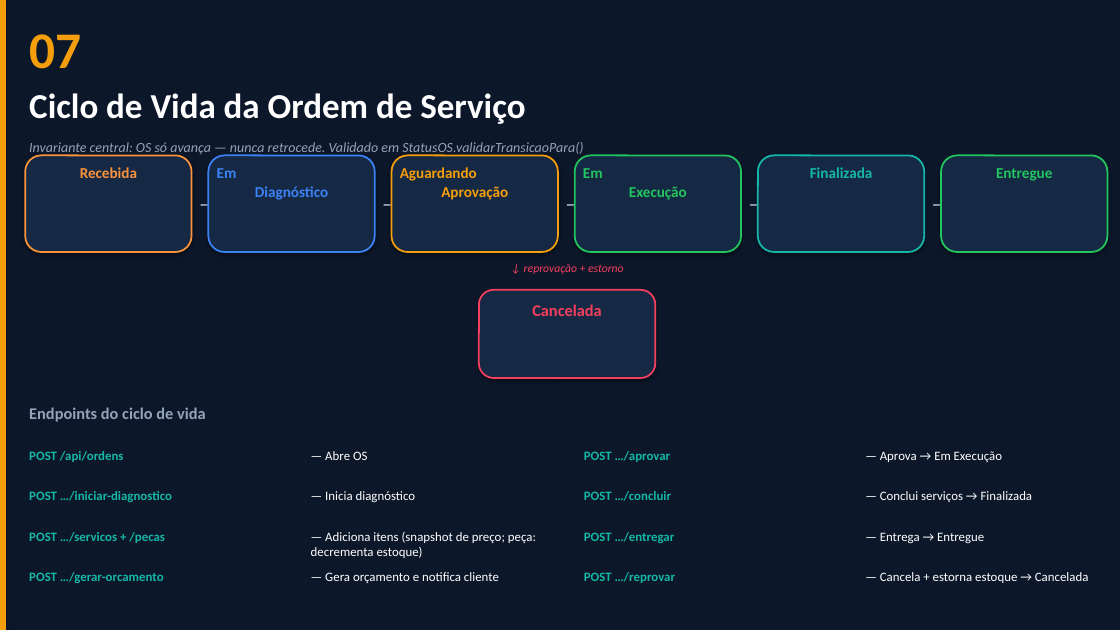
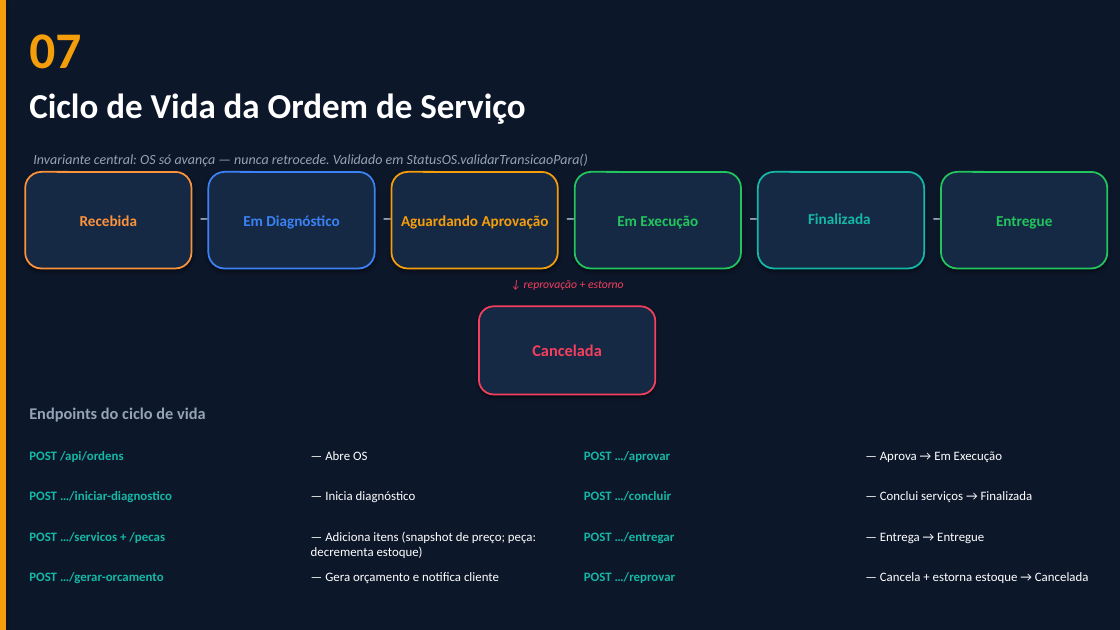
Before and after one commit to Guilherme-Fumagali/tech-challenge-1, a slide deck: slide 8 of docs/apresentacao.pptx. Drawn at 1120x630 pixels with LibreOffice and Linux fonts; fonts in the diff are those of the drawing. Boxes give left, top, right and bottom in pixels: in the first picture for what was removed or moved away, otherwise in the second. Text is boxed around its words. In the diff, an @@ line names an element or a change of style, - is before the commit and + after.

```diff
--- a/docs/apresentacao.pptx
+++ b/docs/apresentacao.pptx
@@ text "Invariante central: OS só avança ...": place and size @@
-text "Invariante central: OS só avança ..." at [29,142,583,156]
+text "Invariante central: OS só avança ..." at [33,154,588,166]
@@ text "Recebida": place and size @@
-text "Recebida" at [80,167,137,178]
+text "Recebida" at [80,215,137,226]
@@ text "Em Diagnóstico" rewrapped from [217,168,328,200] to [243,215,339,229] @@
@@ text "Aguardando Aprovação": place and size @@
-text "Aguardando Aprovação" at [400,167,508,200]
+text "Aguardando Aprovação" at [401,215,549,229]
@@ text "Em Execução" rewrapped from [583,168,687,200] to [617,215,698,229] @@
@@ vertical alignment top to middle in 4 elements at [401,215,549,229], [532,344,602,356], [80,215,137,226], [808,213,871,224] @@
@@ text "Finalizada": place and size @@
-text "Finalizada" at [810,167,873,178]
+text "Finalizada" at [808,213,871,224]
@@ text "Entregue": place and size @@
-text "Entregue" at [996,168,1052,181]
+text "Entregue" at [996,216,1052,229]
@@ 7 rounded rectangles, 6 texts: place and size @@
-7 rounded rectangles, 6 texts at [25,155,1107,378]
+7 rounded rectangles, 6 texts at [25,172,1107,395]
@@ proportions changed in 7 elements at [25,172,192,269], [208,172,375,269], [392,172,558,269], [575,172,741,269], [758,172,924,269], [941,172,1107,269], [479,307,655,395] @@
@@ text "Cancelada": place and size @@
-text "Cancelada" at [532,304,602,316]
+text "Cancelada" at [532,344,602,356]
```
Also in this commit, not shown: 9 other slides changed, 2 slides added, 1 slide removed, 4 other files.
